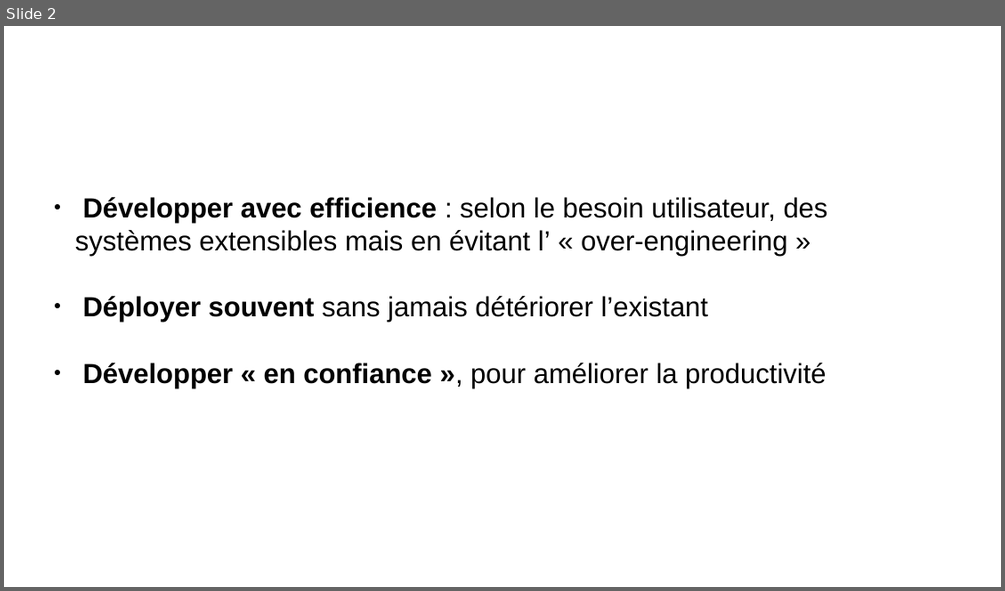
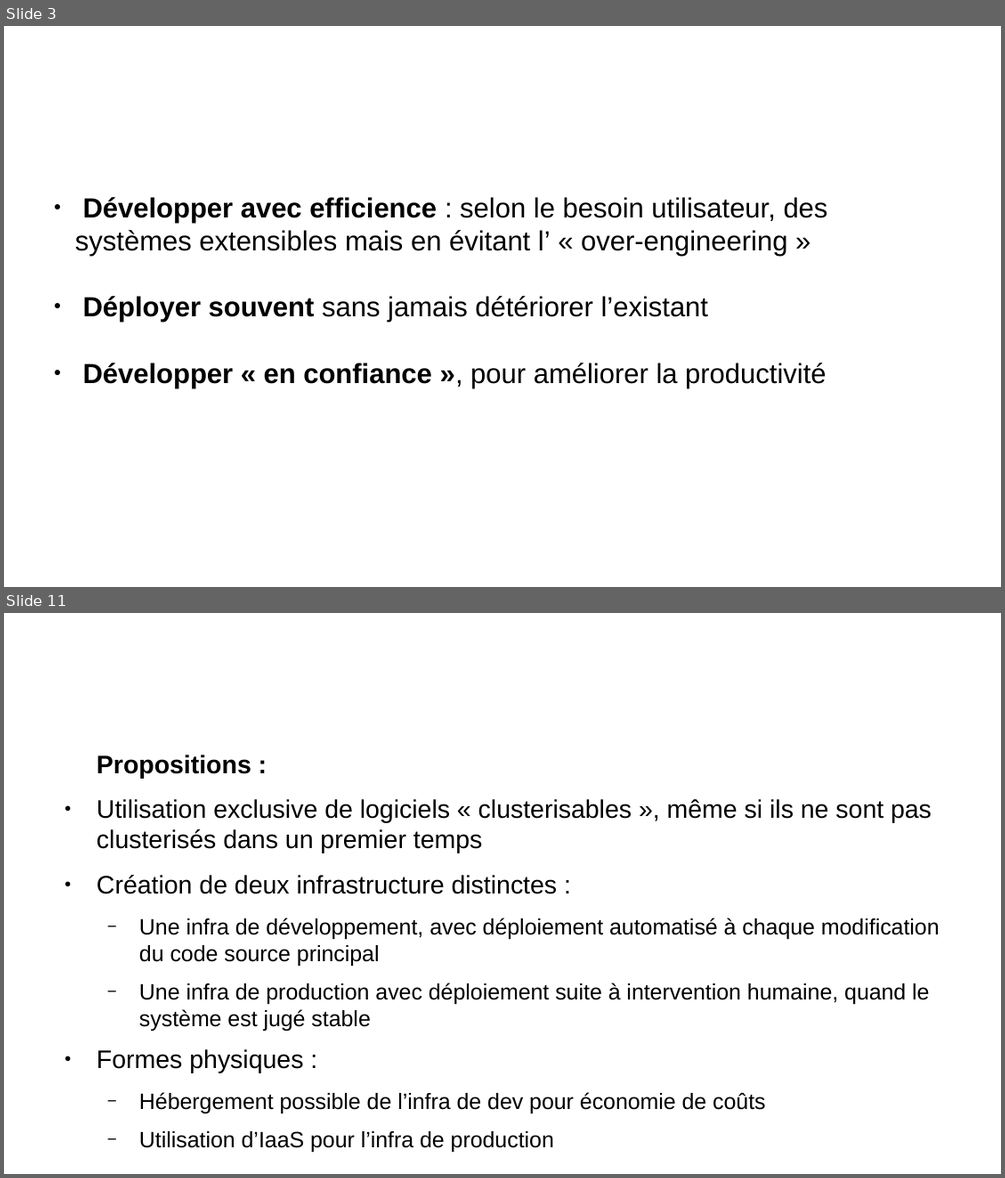
Before and after one commit to remipassmoilesel/ci-cd-plan, a slide deck: ci-cd-plan.odp. Shown one above the other, each under a label of ours: slide 2 before the commit, slides 3 and 11 after it; the slides between them are not shown. The pictures are 1005x591 and 1005x1178 pixels, drawn with LibreOffice and Linux fonts; fonts in the diff are those of the drawing; background and template pictures are left out. Boxes give left, top, right and bottom in pixels: in the first picture for what was removed or moved away, otherwise in the second. Text is boxed around its words. In the diff, an @@ line names an element or a change of style, - is before the commit and + after.

```diff
--- a/ci-cd-plan.odp
+++ b/ci-cd-plan.odp
@@ slide 11 added at (4,613,1001,1174), background #FFFFFF @@
@@ title added at (54,634,748,727), 35.7 pt, text #FFFFFF @@
+Infrastructures logicielles
@@ text added at (97,755,939,1152), 17.7 pt, text #000000 @@
+Propositions :
+● Utilisation exclusive de logiciels « clusterisables », même si ils ne sont pas clusterisés dans un premier temps
+● Création de deux infrastructure distinctes :
+  − Une infra de développement, avec déploiement automatisé à chaque modification du code source principal
+  − Une infra de production avec déploiement suite à intervention humaine, quand le système est jugé stable
+● Formes physiques :
+  − Hébergement possible de l’infra de dev pour économie de coûts
+  − Utilisation d’IaaS pour l’infra de production
@@ what was slide 2 is now slide 3 @@
```
Also in this commit, not shown: 10 slides changed, 7 other slides added, 3 slides removed.
